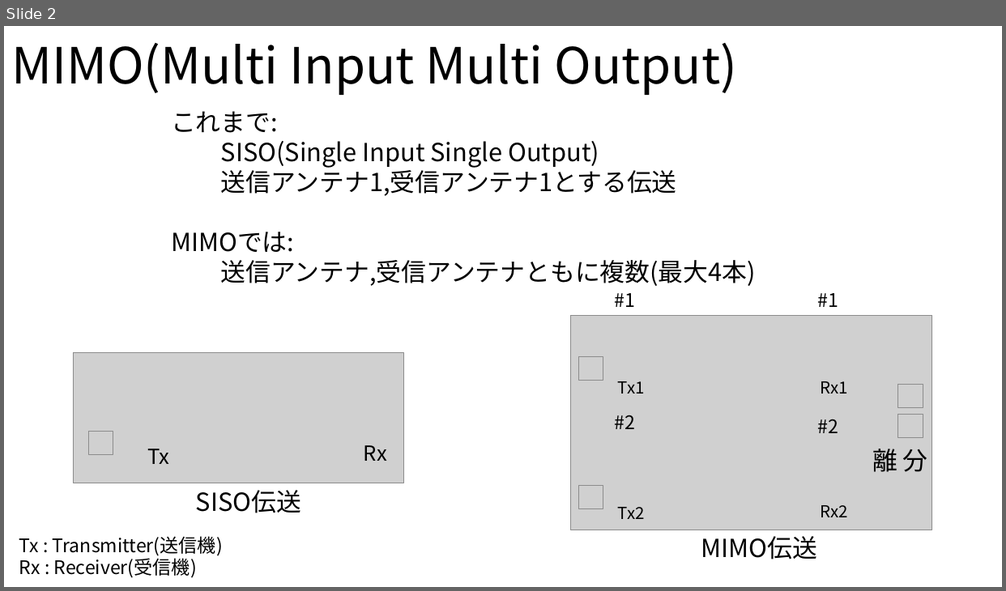
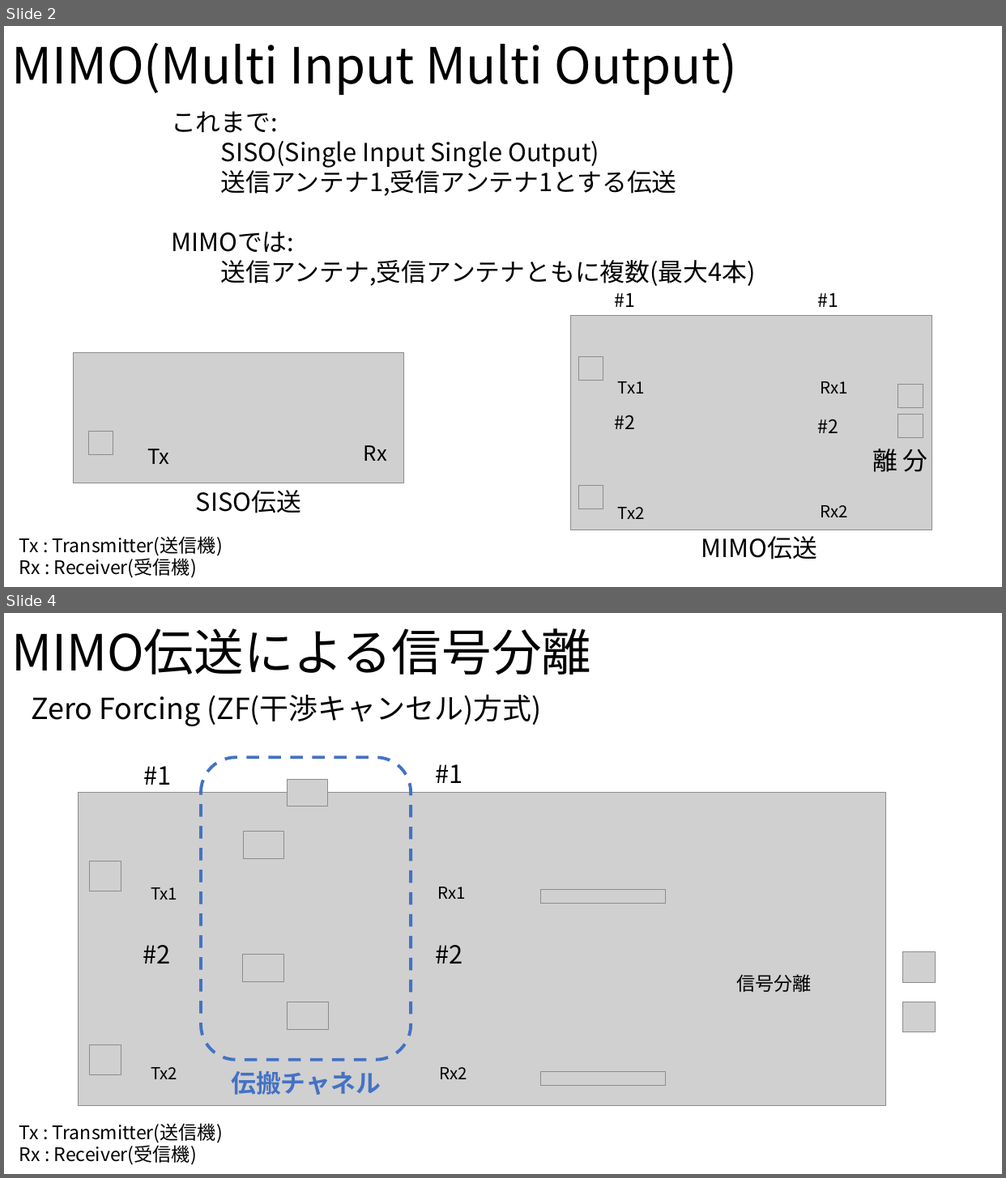
Before and after one commit to ryoww/seminar, a slide deck: MIMO/MIMO.pptx. Shown one above the other, each under a label of ours: slide 2 before the commit, slides 2 and 4 after it; the slides between them are not shown. The pictures are 1006x591 and 1006x1178 pixels, drawn with LibreOffice and Linux fonts; fonts in the diff are those of the drawing; grey boxes stand for pictures. Boxes give left, top, right and bottom in pixels: in the first picture for what was removed or moved away, otherwise in the second. Text is boxed around its words. In the diff, an @@ line names an element or a change of style, - is before the commit and + after.

```diff
--- a/MIMO/MIMO.pptx
+++ b/MIMO/MIMO.pptx
@@ slide 4 added at [4, 613, 1002, 1174], background #FFFFFF @@
@@ text added at [11, 628, 591, 675], 48 pt, text #000000 @@
+MIMO伝送による信号分離
@@ text added at [31, 694, 541, 726], 28 pt, text #000000 @@
+Zero Forcing (ZF(干渉キャンセル)方式)
@@ rounded rectangle added at [201, 757, 411, 1060], outline #4472C4 3 pt dashed @@
@@ text added at [143, 766, 171, 785], 24 pt, text #000000 @@
+#1
@@ picture added at [287, 779, 327, 807] @@
@@ text added at [435, 764, 462, 783], 24 pt, text #000000 @@
+#1
@@ picture added at [78, 793, 886, 1106] @@
@@ picture added at [244, 831, 284, 858] @@
@@ picture added at [89, 861, 121, 892] @@
@@ text added at [151, 888, 177, 900], 16 pt, text #000000 @@
+Tx1
@@ text added at [438, 887, 466, 899], 16 pt, text #000000 @@
+Rx1
@@ picture added at [541, 890, 666, 905] @@
@@ text added at [143, 945, 171, 964], 24 pt, text #000000 @@
+#2
@@ text added at [435, 945, 462, 964], 24 pt, text #000000 @@
+#2
@@ picture added at [902, 952, 935, 983] @@
@@ picture added at [243, 955, 284, 983] @@
@@ text added at [736, 974, 811, 992], 18 pt, text #000000 @@
+信号分離
@@ picture added at [287, 1003, 328, 1030] @@
@@ picture added at [902, 1003, 935, 1033] @@
@@ picture added at [89, 1045, 121, 1075] @@
@@ text added at [151, 1067, 177, 1080], 16 pt, text #000000 @@
+Tx2
@@ text added at [231, 1071, 380, 1095], 24 pt, text #4472C4, bold @@
+伝搬チャネル
@@ text added at [439, 1067, 467, 1080], 16 pt, text #000000 @@
+Rx2
@@ picture added at [541, 1072, 666, 1086] @@
@@ text added at [19, 1123, 223, 1165], 18 pt, text #000000 @@
+Tx : Transmitter(送信機)
+Rx : Receiver(受信機)
```
Also in this commit, not shown: 1 slide changed, 2 other slides added, 1 slide removed, 8 other files.
